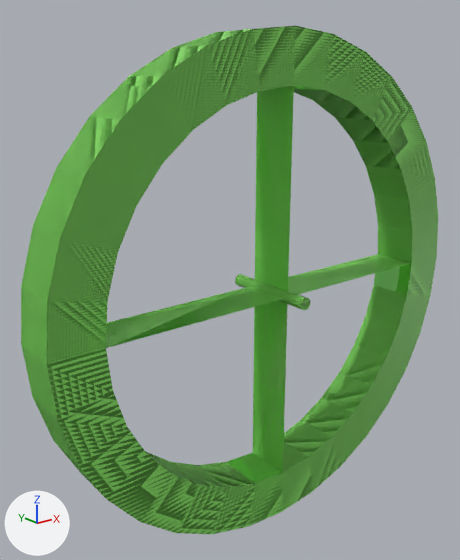
Before and after pictures for a commit that changed the Blender file resources/blender/ringwheel4.blend.
Rendered twice from a camera (50 mm lens) standing at (-33.4, -36.4, 16.4) and looking at (-2.4, 2.3, 0.9). Arrows for +X, +Y and +Z are at lower left; the lights stay in place.

Objects in the first picture: 'Ringwheel4'.
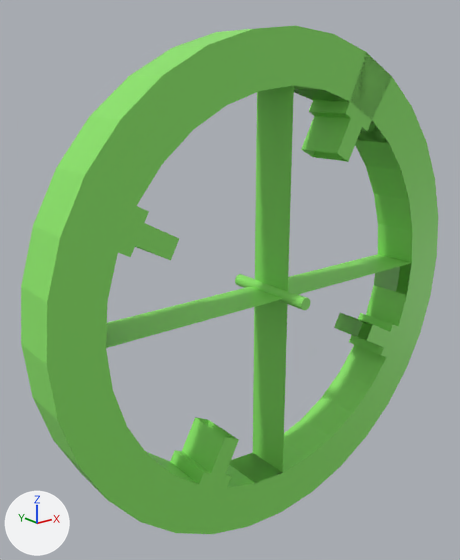
What the commit changed:
me_ringwheel4 is used by ob_ringwheel4; location (0.0, 0.0, 0.0).
me_ringwheel4 had 1676 vertices, 1728 faces and spanned x -20.0..20.0, y -4.0..4.0, z -20.0..20.0.
me_ringwheel4 now has 400 vertices, 388 faces and spans x -20.0..20.0, y -4.0..4.0, z -20.0..20.0.
me_ringwheel4 part 1: the loose piece of 838 vertices spanning x -20.0..20.0, y -4.0..4.0, z -20.0..20.0 is deleted.
me_ringwheel4 part 2: 578 vertices removed from x -0.5..20.0, y -4.0..4.0, z -0.5..0.5; 140 vertices added at x -13.9..13.9, y -2.0..2.0, z -13.9..14.8.

Location of each change, (x1, y1, x2, y2) in pixels of the pictures (460 x 560 px):
part 1 of me_ringwheel4, deleted (green): before (21, 26, 438, 534)
part 2 of me_ringwheel4, cut back (green): after (118, 52, 398, 488)
